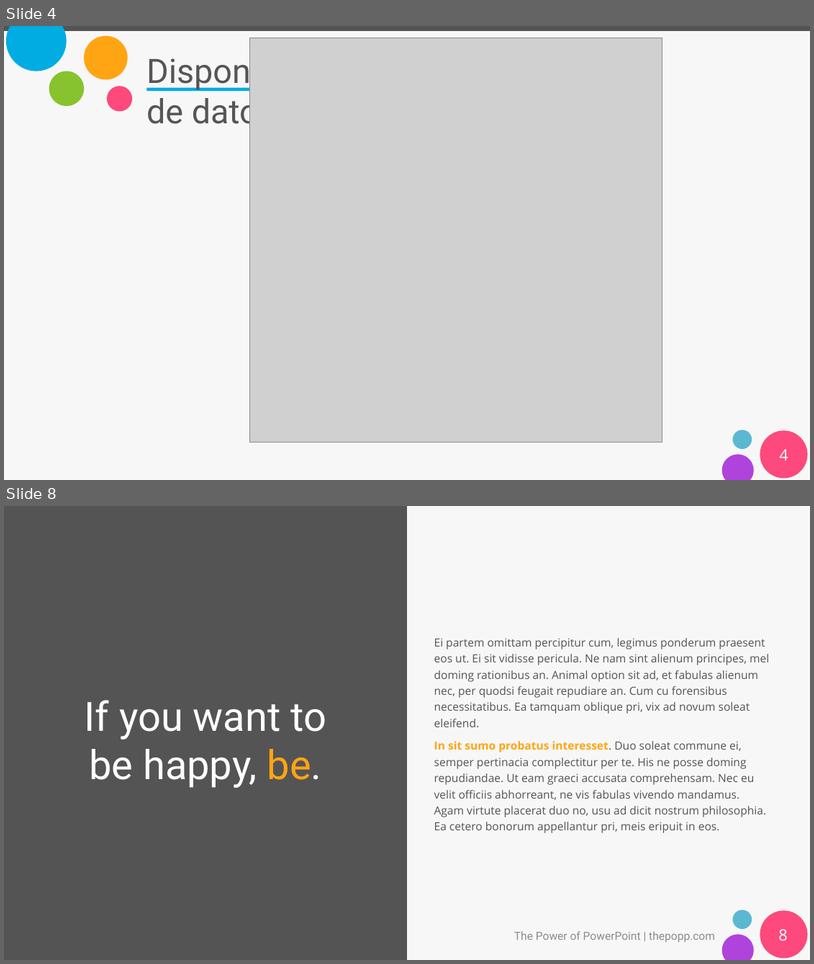
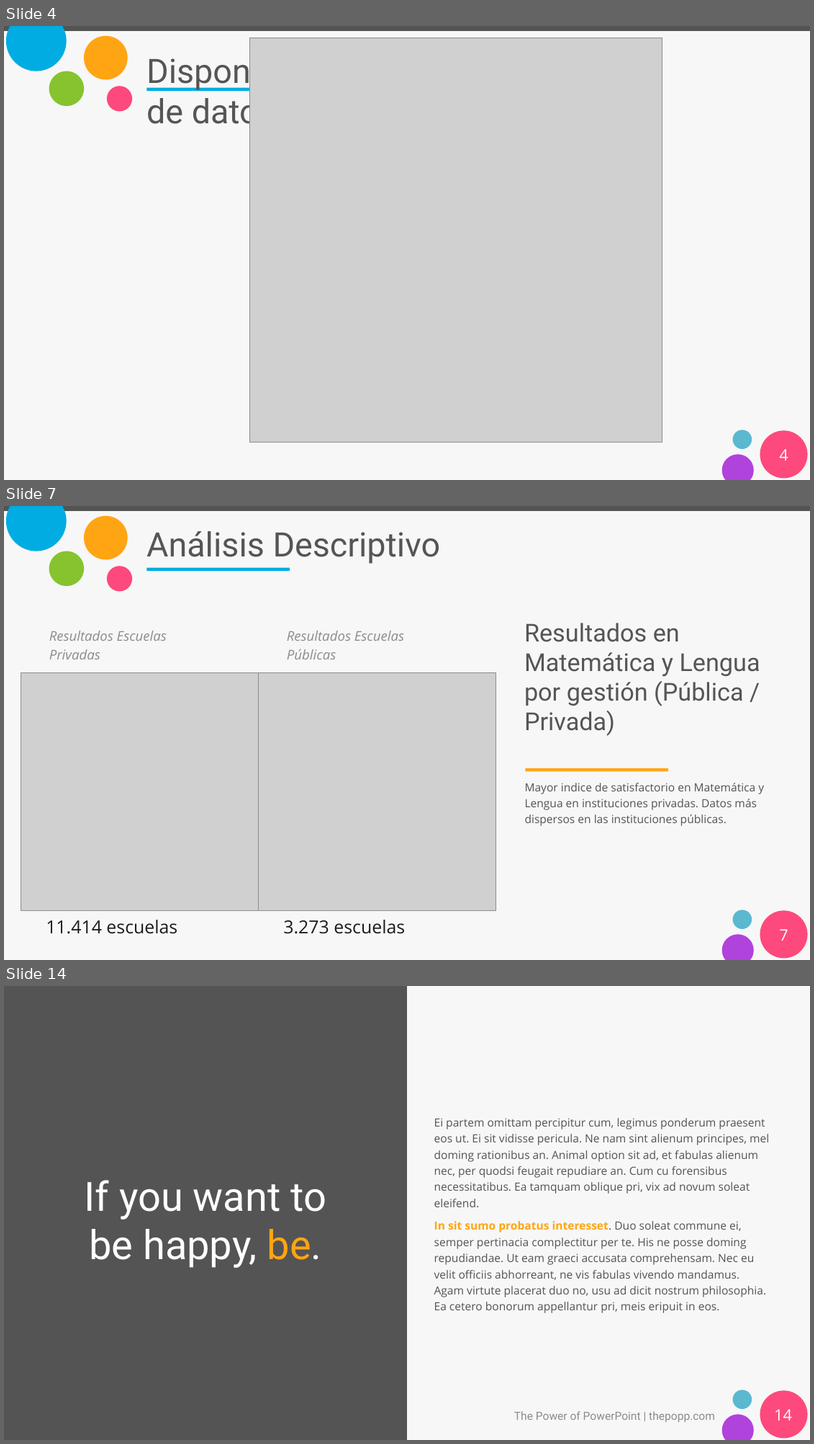
Before and after one commit to gp34446/desafio3, a slide deck: Presentación_desafio_3.pptx. Shown one above the other, each under a label of ours: slides 4 and 8 before the commit, slides 4, 7 and 14 after it; the slides between them are not shown. The pictures are 814x964 and 814x1444 pixels, drawn with LibreOffice and Linux fonts; fonts in the diff are those of the drawing; grey boxes stand for pictures. Boxes give left, top, right and bottom in pixels: in the first picture for what was removed or moved away, otherwise in the second. Text is boxed around its words. In the diff, an @@ line names an element or a change of style, - is before the commit and + after.

Commit message:
Agrego análisis descriptivo y explicación limpieza

```diff
--- a/Presentación_desafio_3.pptx
+++ b/Presentación_desafio_3.pptx
@@ slide 7 added at [4,506,810,960], background #F7F7F7; not listed: 9 template elements that a slide beside it also shows @@
@@ title added at [147,531,441,564], 60 pt, text #555555 @@
+Análisis Descriptivo
@@ text added at [49,631,167,659], 24 pt, text #8E8E8E, italic @@
+Resultados Escuelas Privadas
@@ text added at [287,631,404,659], 24 pt, text #8E8E8E, italic @@
+Resultados Escuelas Públicas
@@ text added at [525,623,761,736], 44 pt, text #555555 @@
+Resultados en Matemática y Lengua por gestión (Pública / Privada)
@@ picture added at [21,672,258,910] @@
@@ picture added at [258,672,496,910] @@
@@ text added at [525,782,764,826], 20 pt, text #545454 @@
+Mayor indice de satisfactorio en Matemática y Lengua en instituciones privadas. Datos más dispersos en las instituciones públicas.
@@ rectangle added at [526,768,669,771], fill #FFA513 @@
@@ text added at [46,919,178,934], 32 pt, text #1C1C1C @@
+11.414 escuelas
@@ text added at [283,919,405,934], 32 pt, text #1C1C1C @@
+3.273 escuelas
@@ page number added at [779,929,788,940], 28 pt, text #FFFFFF @@
+7
@@ what was slide 8 is now slide 14 @@
@@ page number at [774,1409,792,1420]: text changed @@
-8
+14
```
Also in this commit, not shown: 45 slides changed, 6 other slides added, 2 slides removed.
